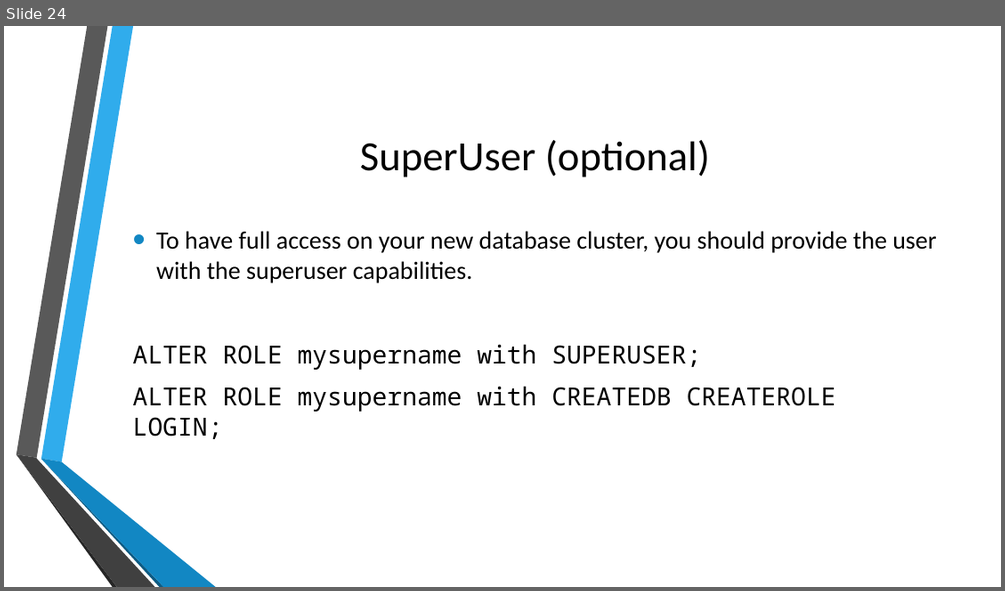
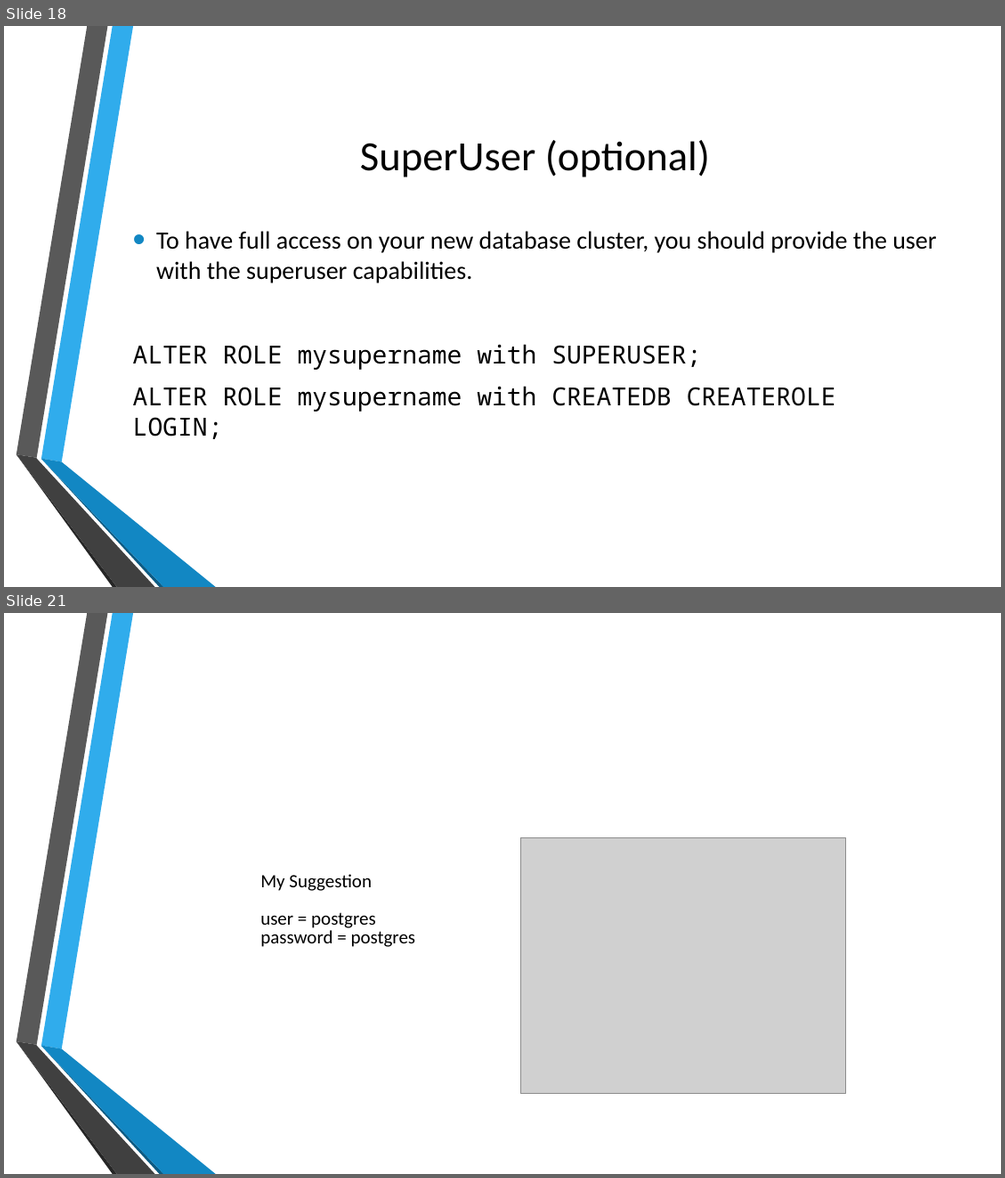
Before and after one commit to MGIS-UMN/GIS5577_week1, a slide deck: Setting_up_PostgreSQL.odp. Shown one above the other, each under a label of ours: slide 24 before the commit, slides 18 and 21 after it; the slides between them are not shown. The pictures are 1005x591 and 1005x1178 pixels, drawn with LibreOffice and Linux fonts; fonts in the diff are those of the drawing; grey boxes stand for pictures; background and template pictures are left out. Boxes give left, top, right and bottom in pixels: in the first picture for what was removed or moved away, otherwise in the second. Text is boxed around its words. In the diff, an @@ line names an element or a change of style, - is before the commit and + after.

```diff
--- a/Setting_up_PostgreSQL.odp
+++ b/Setting_up_PostgreSQL.odp
@@ slide 21 added at box(4, 613, 1001, 1174), background picture (left out); not listed: 6 template elements that a slide beside it also shows @@
@@ picture added at box(521, 837, 846, 1093) @@
@@ free added at box(253, 873, 494, 950), 18 pt, text #000000 @@
+My Suggestion
+user = postgres
+password = postgres
@@ what was slide 24 is now slide 18 @@
```
Also in this commit, not shown: 3 other slides added, 6 slides removed, 1 other file.
